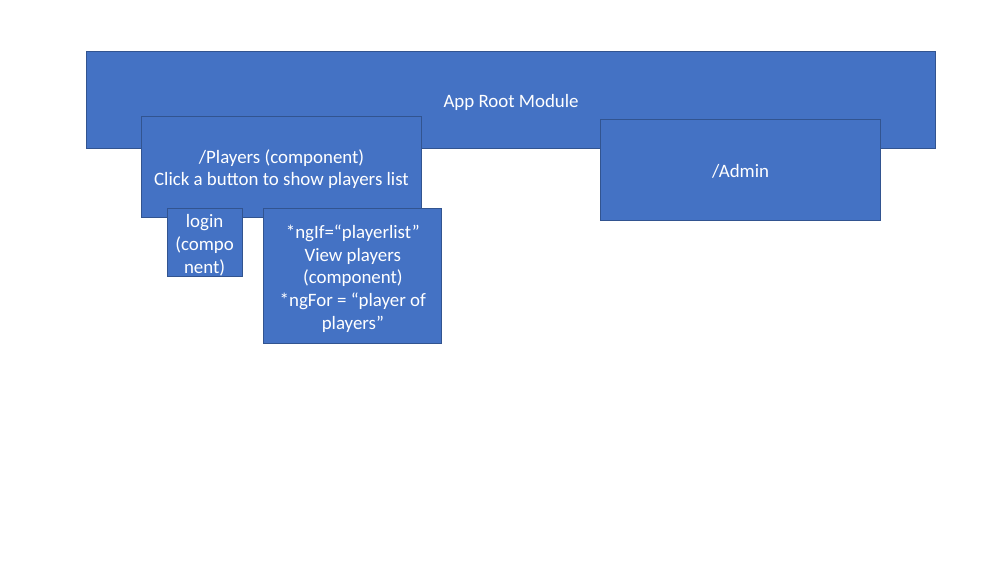
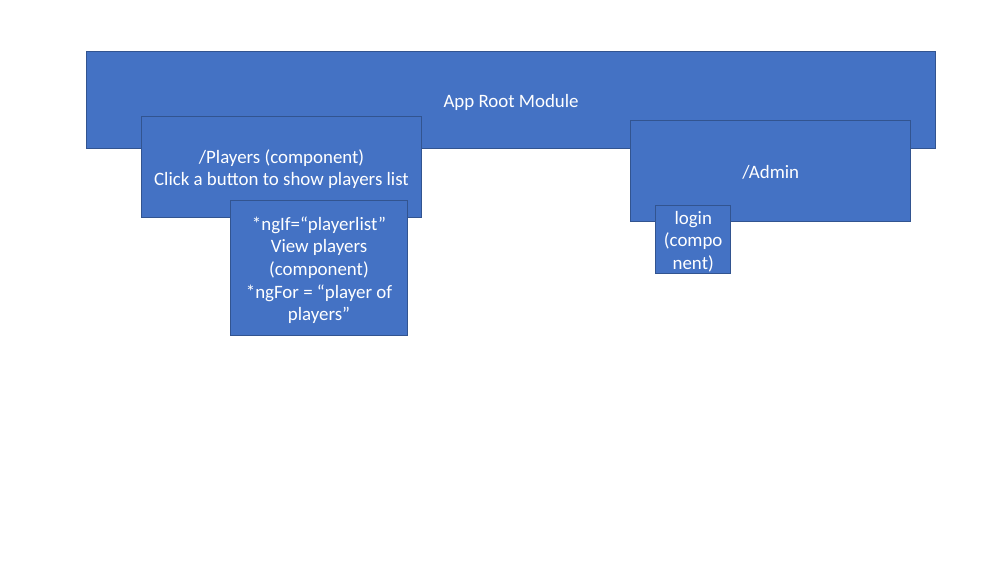
Before and after one commit to 06012021-dotnet-uta/06012021-dotnet-uta-batchrepo, a slide deck: slide 14 of demos/ClassNotesAndDescriptions.pptx. Drawn at 1008x567 pixels with LibreOffice and Linux fonts; fonts in the diff are those of the drawing. Boxes give left, top, right and bottom in pixels: in the first picture for what was removed or moved away, otherwise in the second. Text is boxed around its words. In the diff, an @@ line names an element or a change of style, - is before the commit and + after.

```diff
--- a/demos/ClassNotesAndDescriptions.pptx
+++ b/demos/ClassNotesAndDescriptions.pptx
@@ rectangle "/Admin" moved from (x1=601, y1=119, x2=881, y2=221) to (x1=631, y1=120, x2=910, y2=222) @@
@@ rectangle "*ngIf=“playerlist” View players (component)" moved from (x1=264, y1=209, x2=442, y2=344) to (x1=230, y1=200, x2=408, y2=336) @@
@@ rectangle "login (component)" moved from (x1=167, y1=209, x2=242, y2=277) to (x1=656, y1=206, x2=730, y2=274) @@
```
Also in this commit, not shown: 24 other files.
